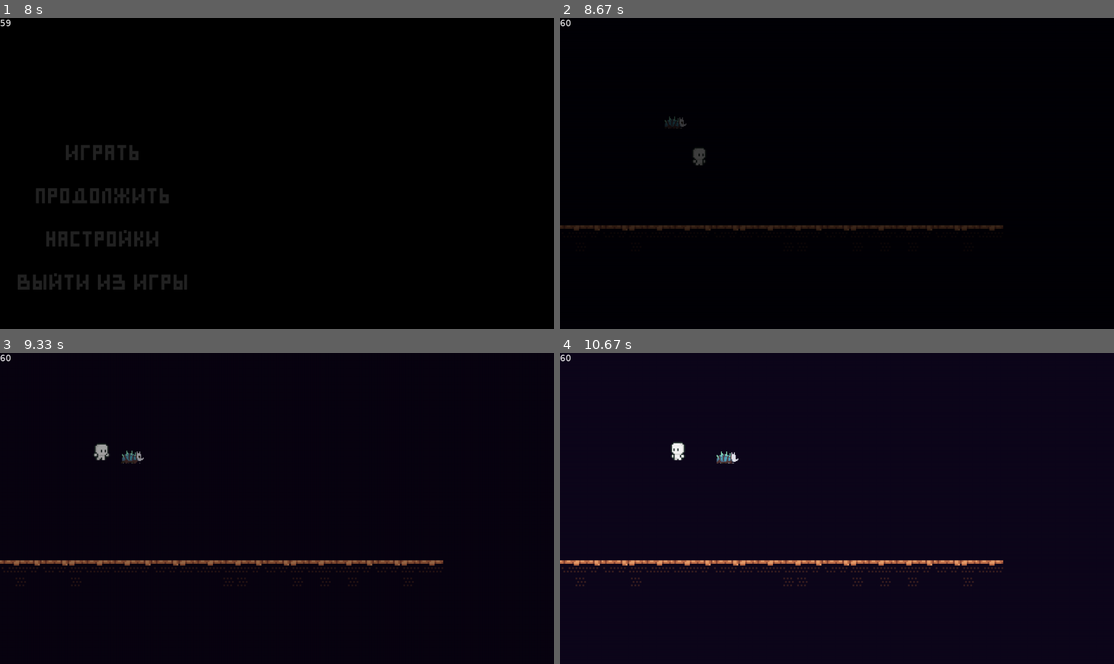
Above: before the commit, frames 1-4 (two rows, left to right).
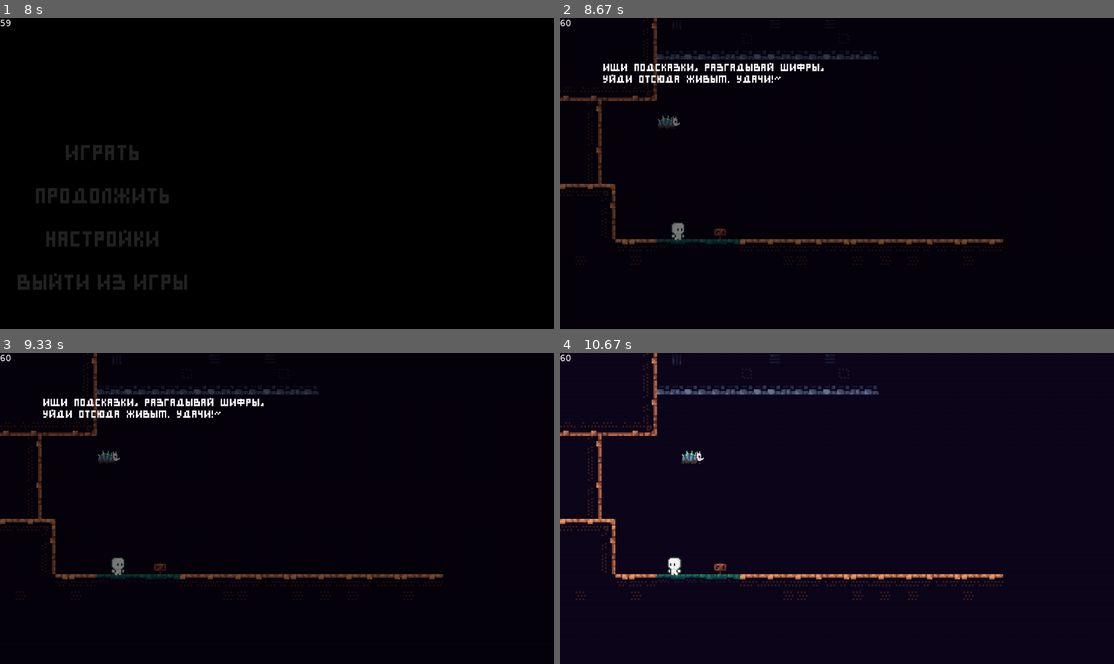
Above: after the commit, the same moments.

Repository: justxale/pygame-cyphered
Game: pygame game, started from main.py
Two runs of this game, one before a commit and one after it. Both use one fixed random seed, a clock stepped at 60 frames per second and the inputs below.
Inputs (mouse positions are in pixels of both pictures, inside the frame that each line leads up to):
- Up to frame 1 (8 s): click "Играть" at 0.38 s; click "Настройки" at 0.72 s; click "-" at 1.05 s; click "+" at 1.38 s; hold Up 2.17-2.63 s; hold Right 2.67-3.13 s; hold Left 3.17-3.7 s; click "пробел" at 3.78 s; click "стрелки" at 4.12 s; click "w" at 4.45 s; click "ad" at 4.78 s; click "Назад" at 5.12 s; click "Играть" at 5.45 s; click (77, 164) at 5.78 s; click "Играть" at 6.55 s; hold E from 7.9 s (still down); hold Left from 7.9 s (still down)
- Up to frame 2 (8.67 s): release E at 8.37 s; release Left at 8.37 s; tap E at 8.4 s
- Up to frame 3 (9.33 s): hold Right from 9.23 s (still down)
- Up to frame 4 (10.67 s): release Right at 9.7 s; hold E 9.73-10.03 s; hold Up 9.73-10.03 s; tap A at 10.07 s; hold Up from 10.4 s (still down)

Frame 1 is identical in both runs. In frame 2, 5.1% of the frame differs, in the area x 0-80%, y 0-80%; in frame 3, 5.0%; in frame 4, 5.1%.

Commit message:
signs, base level, new hitboxes and more

Diff:
--- a/cyphered/data/constants.py
+++ b/cyphered/data/constants.py
@@ -11,5 +11,5 @@
 MUSIC_FADE_TIME = 1000
 
 TILE_SIZE = 8
-LEVEL_OFFSET = (0, 15)
+LEVEL_OFFSET = (0, 0)
 BG_COLOR = '#0e071b'
--- a/cyphered/data/_dev.py
+++ b/cyphered/data/dev.py
@@ -1,3 +1,3 @@
 VERSION = (0, 0, 1)
 BUILD = 4
-DEBUG = True
+DEBUG = False
--- a/cyphered/objects/base.py
+++ b/cyphered/objects/base.py
@@ -54,6 +54,7 @@
         self.animation = AnimationController()
 
     def cut_sheet(self, sheet: pygame.Surface, columns, rows, mult=1, x=0, y=0):
+        print(sheet.get_width() // columns, sheet.get_height() // rows)
         self.rect = pygame.Rect(x, y, sheet.get_width() // columns, sheet.get_height() // rows)
         for j in range(rows):
             for i in range(columns):
@@ -64,6 +65,7 @@
                     subsurface, new_size
                 )
                 self.frames.append(result)
+        self.rect = pygame.Rect(x, y, self.frames[0].get_rect().w, self.frames[0].get_rect().h)
 
     def play_next_animation_frame(self):
         # print('changing frame')
--- a/cyphered/objects/player.py
+++ b/cyphered/objects/player.py
@@ -1,16 +1,20 @@
+import pygame
+
 from .base import AnimatedGameObject, AnimationController
 from ..services.save import Saver
 
 
 class Player(AnimatedGameObject):
-    def __init__(self, filename, columns, rows, *groups, x=0, y=0):
+    def __init__(self, filename, columns, rows, play_scene,  *groups, x=0, y=0):
         super().__init__(
             self.load_image(filename, 'player', transparent=True),
             columns, rows, *groups, x=x, y=y, mult=3
         )
-        self.rect.x = 200
-        self.rect.y = 200
+        self.rect.x = x
+        self.rect.y = y
+        self.mask = pygame.mask.from_surface(self.image)
         self.animation = AnimationController()
+        self.scene = play_scene
         Saver.add(self)
 
         self.key_state = [False, False, 0]
@@ -48,14 +52,19 @@
             if kwargs.get('k') == 'right':
                 self.key_state[1] = False
 
-        # print(self.key_state)
+        is_colliding_walls = (self.rect.collidelist(self.scene.wall_rects['left']) != -1 or
+                              self.rect.collidelist(self.scene.wall_rects['right']) != -1)
+        is_colliding_floor = self.rect.collidelist(self.scene.floor_rects) != -1
 
-        if self.key_state[0]:
+        if self.key_state[0] and self.rect.collidelist(self.scene.wall_rects['left']) == -1:
             self.rect = self.rect.move(-self.key_state[2], 0)
             self.animation.is_facing_right = False
-        if self.key_state[1]:
+        if self.key_state[1] and self.rect.collidelist(self.scene.wall_rects['right']) == -1:
             self.rect = self.rect.move(self.key_state[2], 0)
             self.animation.is_facing_right = True
+
+        if not is_colliding_floor:
+            self.rect = self.rect.move(0, 2)
 
         if self.key_state[0] and self.key_state[1]:
             self.switch_state('idle', 25)
--- a/cyphered/scenes/base.py
+++ b/cyphered/scenes/base.py
@@ -65,7 +65,14 @@
             self.finished = False
             self.fadein = False
         if self.progress <= 0.0 and not self.fadein:
+            print('TransitionSubscene destroyed')
             self.destroy()
+
+    def destroy(self):
+        self.on_destroy()
+        self.need_to_render = False
+        self.parent_scene.subscene = None
+        self.next_scene.subscene = None
 
 
 class BaseScene:
--- a/cyphered/scenes/play.py
+++ b/cyphered/scenes/play.py
@@ -1,6 +1,6 @@
 from .base import BaseScene
 from .subscenes.pause import PauseSubscene
-from ..data import Path, constants
+from ..data import Path, constants, dev
 from ..objects import Player
 import pygame
 
@@ -8,29 +8,37 @@
 from ..objects.tiles import Tile, Tileset
 from ..services.save import Saver
 from ..services.sound import SoundMixer
-
-all_sprites = pygame.sprite.Group()
-enemies = pygame.sprite.Group()
-player = pygame.sprite.Group()
-tiles = pygame.sprite.Group()
+from ..ui.Text_displ import text_displ
 
 
 class PlayScene(BaseScene):
     def __init__(self):
         BaseScene.__init__(self)
-        all_sprites.empty()
-        enemies.empty()
-        player.empty()
-        tiles.empty()
+        self.all_sprites = pygame.sprite.Group()
+        self.enemies = pygame.sprite.Group()
+        self.player_group = pygame.sprite.Group()
+        self.tiles = pygame.sprite.Group()
 
-        self.tileset = Tileset('tiles', 10, 15, mult=4)
+        self.main_tileset = Tileset('tiles', 10, 15, mult=4)
+        self.decorations = Tileset('decor', 3, 3, mult=4)
+
+        self.floor_rects = []
+        self.wall_rects = {
+            'left': [],
+            'right': []
+        }
+        self.interact_rects = []
+
         self.generate_level('level1')
 
         self.player = Player(
-            'idle', 4, 2, all_sprites, player
+            'new_idle', 4, 2, self, self.all_sprites, self.player_group,
+            x=250, y=450
         )
 
-        self.crab = Crab(all_sprites, enemies)
+        self.crab = Crab(self.all_sprites, self.enemies)
+
+        self.text = ''
 
     def generate_level(self, level_name: str):
         level_data = Path.data(level_name, ext='txt')
@@ -38,12 +46,39 @@
             level_data = f.readlines()
         for y, line in enumerate(level_data):
             for x, tile in enumerate(line.split('; ')):
-                i, j = map(int, tile.split(','))
-                Tile(
-                    self.tileset, (i, j),
-                    (x + constants.LEVEL_OFFSET[0], y + constants.LEVEL_OFFSET[1]),
-                    all_sprites, tiles
-                )
+                if tile == '-':
+                    continue
+                i, j, t = tile.split(',')
+                types = list(map(str.strip, t.split('+')))
+                if 'i' in types:
+                    new_tile = Tile(
+                        self.decorations, (int(i), int(j)),
+                        (x + constants.LEVEL_OFFSET[0], y + constants.LEVEL_OFFSET[1]),
+                        self.all_sprites, self.tiles
+                    )
+                    self.interact_rects.append(new_tile.rect)
+                else:
+                    if 'lw' in types:
+                        new_tile = Tile(
+                            self.main_tileset, (int(i), int(j)),
+                            (x + constants.LEVEL_OFFSET[0], y + constants.LEVEL_OFFSET[1]),
+                            self.all_sprites, self.tiles
+                        )
+                        self.wall_rects['left'].append(new_tile.rect)
+                    if 'rw' in types:
+                        new_tile = Tile(
+                            self.main_tileset, (int(i), int(j)),
+                            (x + constants.LEVEL_OFFSET[0], y + constants.LEVEL_OFFSET[1]),
+                            self.all_sprites, self.tiles
+                        )
+                        self.wall_rects['right'].append(new_tile.rect)
+                    else:
+                        new_tile = Tile(
+                            self.main_tileset, (int(i), int(j)),
+                            (x + constants.LEVEL_OFFSET[0], y + constants.LEVEL_OFFSET[1]),
+                            self.all_sprites, self.tiles
+                        )
+                        self.floor_rects.append(new_tile.rect)
 
     def process_events(self, events):
         super().process_events(events)
@@ -52,12 +87,12 @@
                 match event.key:
                     case pygame.K_LEFT | pygame.K_a:
                         if not self.is_paused:
-                            player.update('keydown', move_x=2, k='left')
+                            self.player_group.update('keydown', move_x=2, k='left')
                     case pygame.K_RIGHT | pygame.K_d:
                         if not self.is_paused:
-                            player.update('keydown', move_x=2, k='right')
+                            self.player_group.update('keydown', move_x=2, k='right')
                     case pygame.K_UP:
-                        player.update()
+                        self.player_group.update()
                     case pygame.K_ESCAPE:
                         if not self.is_paused:
                             self.open_subscene(PauseSubscene(self))
@@ -67,20 +102,39 @@
                             self.subscene.destroy()
                             SoundMixer.unpause_music()
                             self.is_paused = False
+                    case pygame.K_e:
+                        print(self.subscene, self.is_paused)
+                        if not self.is_paused:
+                            from .subscenes.signs import SignSubscene
+                            self.open_subscene(SignSubscene(self, 1))
+                            self.is_paused = True
+                        elif self.subscene:
+                            self.subscene.destroy()
+                            self.is_paused = False
             elif event.type == pygame.KEYUP:
                 match event.key:
                     case pygame.K_LEFT | pygame.K_a:
-                        player.update('keyup', k='left')
+                        self.player_group.update('keyup', k='left')
                     case pygame.K_RIGHT | pygame.K_d:
-                        player.update('keyup', k='right')
+                        self.player_group.update('keyup', k='right')
                     case pygame.K_UP:
-                        player.update()
+                        self.player_group.update()
+
+        if self.player.rect.collidelist(self.interact_rects) != -1:
+            self.text = 'Нажмите E, чтоб заимодействовать.'
+        else:
+            self.text = ''
 
     def render(self, screen):
         screen.fill(constants.BG_COLOR)
-        all_sprites.draw(screen)
+        self.all_sprites.draw(screen)
+        if dev.DEBUG:
+            for sprite in self.all_sprites.spritedict.keys():
+                pygame.draw.rect(screen, (0, 255, 0), sprite.rect, 2, 1)
         if not self.is_paused:
-            all_sprites.update()
+            self.all_sprites.update()
+
+        text_displ(self.text, screen, font_size=24, step_y=300, step_x=-350)
 
     def on_destroy(self):
         Saver.listened_objects.clear()
--- /dev/null
+++ b/cyphered/scenes/subscenes/signs.py
@@ -0,0 +1,28 @@
+import pygame
+
+from ..base import BaseSubscene
+from ...services.save import Saver
+from ...services.sound import SoundMixer
+from ...ui.Multiple_text_displ import multiple_text_discpl
+from ...data.constants import SCREEN_SIZE
+
+FIRST_TEXT = """Ищи подсказки, разгадывай шифры,
+Уйди отсюда живым. Удачи!~"""
+
+SECOND_TEXT = """
+
+"""
+
+
+class SignSubscene(BaseSubscene):
+    def __init__(self, parent_scene, sign_number):
+        super().__init__(parent_scene)
+        self.i = sign_number
+
+    def render(self, screen: pygame.Surface):
+        super().render(screen)
+        s = pygame.Surface(SCREEN_SIZE)
+        s.set_alpha(128)
+        s.fill((0, 0, 0))
+        screen.blit(s, (0, 0))
+        multiple_text_discpl(screen, FIRST_TEXT, (100, 100), font_size=24)
--- a/resources/data/level1.txt
+++ b/resources/data/level1.txt
@@ -1,2 +1,18 @@
-7,6; 8,6; 9,6; 7,6; 9,6; 8,6; 7,6; 8,6; 7,6; 8,6; 9,6; 7,6; 9,6; 8,6; 7,6; 8,6; 7,6; 8,6; 9,6; 7,6; 9,6; 8,6; 7,6; 8,6; 7,6; 8,6; 9,6; 7,6; 9,6; 8,6; 7,6; 8,6
-7,8; 8,7; 9,8; 7,8; 9,8; 8,7; 7,8; 8,8; 7,8; 8,8; 9,8; 7,8; 9,8; 8,8; 7,8; 7,8; 8,7; 8,7; 9,8; 7,8; 9,8; 8,7; 7,8; 8,7; 7,8; 8,7; 9,8; 7,8; 9,8; 8,7; 7,8; 8,8
+7,8,v; 7,8,v; 7,8,v; 7,8,v; 7,8,v; 7,8,v; 10,9,lw; 12,4,v; 14,2,v; 13,4,v; 12,4,v; 12,4,v; 14,4,v; 12,4,v; 13,4,v; 13,2,v; 14,4,v; 12,4,v; 12,4,v; 13,2,v; 12,4,v; 14,4,v; 12,4,v
+7,8,v; 7,8,v; 7,8,v; 7,8,v; 7,8,v; 7,8,v; 10,7,lw; 12,4,v; 14,4,v; 13,4,v; 12,4,v; 12,4,v; 14,4,v; 12,2,v; 13,4,v; 13,4,v; 14,4,v; 12,4,v; 12,4,v; 13,4,v; 12,2,v; 14,4,v; 12,4,v
+7,8,v; 7,8,v; 7,8,v; 7,8,v; 7,8,v; 7,8,v; 10,8,lw; 12,5,v; 14,5,v; 13,5,v; 12,5,v; 12,5,v; 14,5,v; 12,5,v; 13,5,v; 13,5,v; 14,5,v; 12,5,v; 12,5,v; 13,5,v; 12,5,v; 14,5,v; 12,5,v
+7,8,v; 7,8,v; 7,8,v; 7,8,v; 7,8,v; 7,8,v; 10,9,lw
+7,8,v; 7,8,v; 7,8,v; 7,8,v; 7,8,v; 7,8,v; 10,7,lw
+7,10,v; 8,10,v; 7,10,v; 9,10,v; 8,10,v; 7,10,v; 10,10,lw
+7,8,v; 7,8,v; 10,9,lw
+7,8,v; 7,8,v; 10,7,lw
+7,8,v; 7,8,v; 10,8,lw
+7,8,v; 7,8,v; 10,9,lw
+7,8,v; 7,8,v; 10,7,lw
+7,8,v; 7,8,v; 10,8,lw
+8,6,f; 7,6,f; 8,6,f; 10,6,lw
+7,8,v; 7,8,v; 7,8,v; 10,9,lw
+7,8,v; 7,8,v; 7,8,v; 10,7,lw
+7,8,v; 7,8,v; 7,8,v; 10,8,lw; -; -; -; -; -; -; -; 3,3,i
+7,8,f; 8,8,f; 9,8,f; 7,8,f; 9,6,f; 8,6,f; 7,6,f; 8,1,f; 7,1,f; 8,1,f; 9,1,f; 7,1,f; 9,1,f; 8,6,f; 7,6,f; 8,6,f; 7,6,f; 8,6,f; 9,6,f; 7,6,f; 9,6,f; 8,6,f; 7,6,f; 8,6,f; 7,6,f; 8,6,f; 9,6,f; 7,6,f; 9,6,f; 8,6,f; 7,6,f; 8,6,f
+7,8,f; 8,7,f; 9,8,f; 7,8,f; 9,8,f; 8,7,f; 7,8,f; 8,8,f; 7,8,f; 8,8,f; 9,8,f; 7,8,f; 9,8,f; 8,8,f; 7,8,f; 7,8,f; 8,7,f; 8,7,f; 9,8,f; 7,8,f; 9,8,f; 8,7,f; 7,8,f; 8,7,f; 7,8,f; 8,7,f; 9,8,f; 7,8,f; 9,8,f; 8,7,f; 7,8,f; 8,8,f
